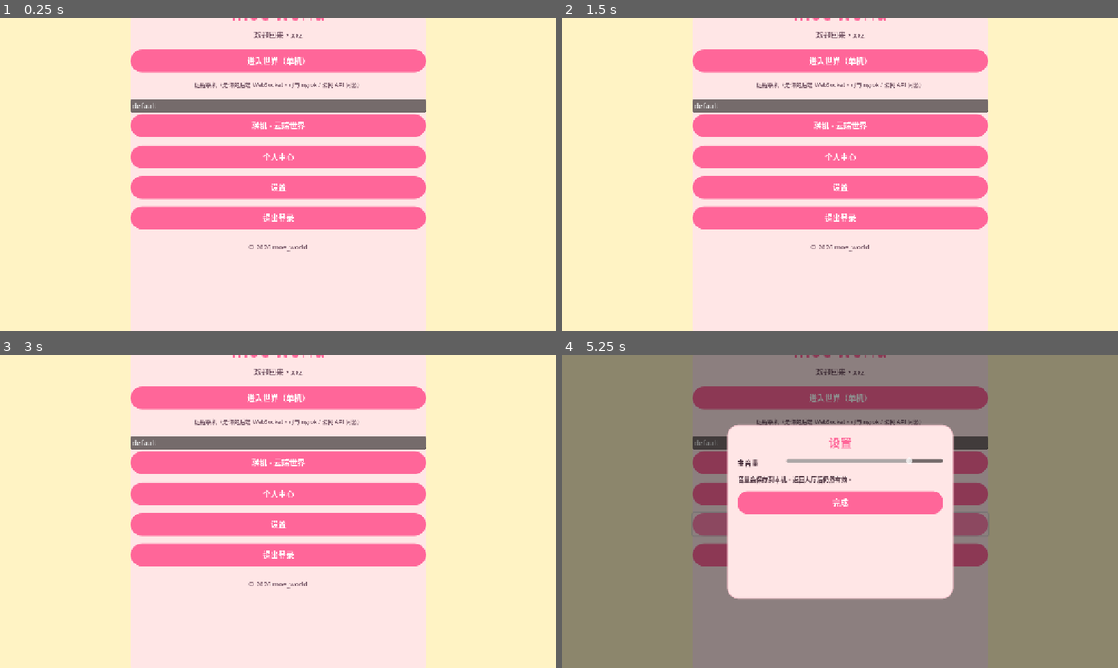
Above: before the commit, frames 1-4 (two rows, left to right).
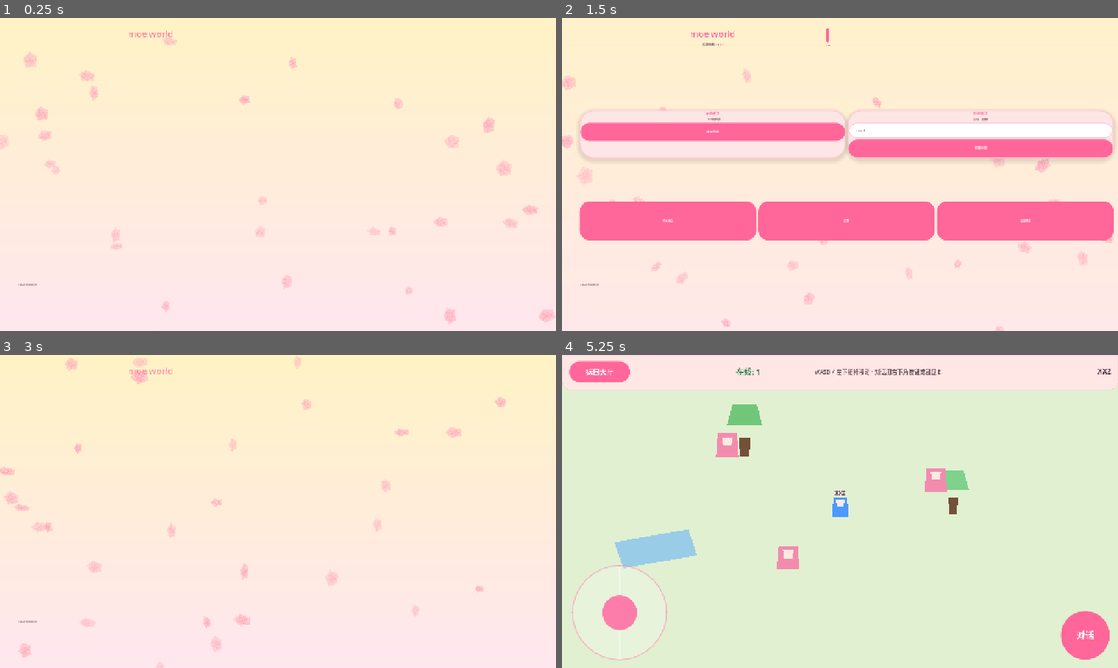
Above: after the commit, the same moments.

Repository: xuxinzhi007/moe_world
Game: Godot game, scene res://Scenes/HallScene.tscn
Two runs of this game, one before a commit and one after it. Both use one fixed random seed, a clock stepped at 60 frames per second and the inputs below. This scene is started directly instead of the project's main scene.
Inputs (mouse positions are in pixels of both pictures, inside the frame that each line leads up to):
- Up to frame 1 (0.25 s): no input
- Up to frame 2 (1.5 s): click (840, 61) at 0.5 s, where only the run before the commit has a clickable "进入世界（单机）"; click (600, 33) at 1.25 s, where only the run before the commit has a clickable "返回大厅"
- Up to frame 3 (3 s): click "进入世界（单机）" (after the commit: "进入世界") at 2 s; click "返回大厅" at 2.75 s
- Up to frame 4 (5.25 s): click (840, 461) at 3.5 s, where only the run before the commit has a clickable "联机 · 云端世界"; click (840, 492) at 4.25 s, where only the run before the commit has a clickable "个人中心"; click (840, 524) at 5 s, where only the run before the commit has a clickable "设置"

The runs differ from the first frame. In frame 1, 50% of the frame differs, in the area x 0-100%, y 0-100%; in frame 2, 52%; in frame 3, 50%; in frame 4, 100%.

Commit message:
feat(场景): 重构大厅场景并添加动画效果
重构大厅场景布局，使用渐变背景和粒子效果增强视觉体验
添加响应式设计以适应不同屏幕尺寸
实现入场动画和动态渐变效果
优化UI组件样式和交互体验

Diff:
--- a/Scenes/HallScene.tscn
+++ b/Scenes/HallScene.tscn
@@ -1,7 +1,14 @@
-[gd_scene load_steps=3 format=3 uid="uid://hallscene"]
+[gd_scene load_steps=6 format=3 uid="uid://hallscene"]
 
 [ext_resource type="Script" uid="uid://dxgfm0juqu686" path="res://Scripts/hall_scene.gd" id="1_hall"]
 [ext_resource type="PackedScene" path="res://Scenes/SettingsOverlay.tscn" id="2_set"]
+[ext_resource type="Script" uid="uid://cdtrei8vkghvx" path="res://Scripts/sakura_particles.gd" id="3_sakura"]
+[ext_resource type="Shader" uid="uid://0vfu2h3dq0vo" path="res://Shaders/gradient_bg.gdshader" id="4_shader"]
+
+[sub_resource type="ShaderMaterial" id="ShaderMaterial_gradient"]
+shader = ExtResource("4_shader")
+shader_parameter/color_top = Color(1, 0.952941, 0.768627, 1)
+shader_parameter/color_bottom = Color(1, 0.901961, 0.941176, 1)
 
 [node name="HallScene" type="Control"]
 layout_mode = 3
@@ -12,113 +19,172 @@
 grow_vertical = 2
 script = ExtResource("1_hall")
 
-[node name="BgColor" type="ColorRect" parent="."]
+[node name="BgGradient" type="ColorRect" parent="."]
+material = SubResource("ShaderMaterial_gradient")
 layout_mode = 1
 anchors_preset = 15
 anchor_right = 1.0
 anchor_bottom = 1.0
 grow_horizontal = 2
 grow_vertical = 2
-color = Color(1, 0.952941, 0.768627, 1)
+mouse_filter = 2
 
-[node name="MainCard" type="PanelContainer" parent="."]
+[node name="SakuraParticles" type="Node2D" parent="."]
+script = ExtResource("3_sakura")
+
+[node name="MainContainer" type="VBoxContainer" parent="."]
 layout_mode = 1
-anchors_preset = 8
-anchor_left = 0.5
-anchor_top = 0.5
-anchor_right = 0.5
-anchor_bottom = 0.5
-offset_left = -340.0
-offset_top = -400.0
-offset_right = 340.0
-offset_bottom = 400.0
+anchors_preset = 15
+anchor_right = 1.0
+anchor_bottom = 1.0
+offset_left = 20.0
+offset_top = 40.0
+offset_right = -20.0
+offset_bottom = -40.0
 grow_horizontal = 2
 grow_vertical = 2
 
-[node name="VBoxContainer" type="VBoxContainer" parent="MainCard"]
+[node name="Header" type="HBoxContainer" parent="MainContainer"]
 layout_mode = 2
+size_flags_horizontal = 3
+size_flags_vertical = 2
 
-[node name="TitleLabel" type="Label" parent="MainCard/VBoxContainer"]
-custom_minimum_size = Vector2(0, 56)
+[node name="Logo" type="VBoxContainer" parent="MainContainer/Header"]
+layout_mode = 2
+size_flags_horizontal = 3
+size_flags_vertical = 3
+
+[node name="TitleLabel" type="Label" parent="MainContainer/Header/Logo"]
 layout_mode = 2
 text = "moe world"
 horizontal_alignment = 1
 vertical_alignment = 1
 
-[node name="WelcomeLabel" type="Label" parent="MainCard/VBoxContainer"]
-custom_minimum_size = Vector2(0, 32)
+[node name="WelcomeLabel" type="Label" parent="MainContainer/Header/Logo"]
 layout_mode = 2
 text = "欢迎回来～"
 horizontal_alignment = 1
 vertical_alignment = 1
 
-[node name="Spacer0" type="Control" parent="MainCard/VBoxContainer"]
-custom_minimum_size = Vector2(0, 10)
+[node name="UserInfo" type="VBoxContainer" parent="MainContainer/Header"]
 layout_mode = 2
+size_flags_horizontal = 2
+size_flags_vertical = 3
 
-[node name="EnterWorldBtn" type="Button" parent="MainCard/VBoxContainer"]
-custom_minimum_size = Vector2(0, 50)
+[node name="Avatar" type="Panel" parent="MainContainer/Header/UserInfo"]
 layout_mode = 2
-text = "进入世界（单机）"
+size_flags_vertical = 3
 
-[node name="SpacerH1" type="Control" parent="MainCard/VBoxContainer"]
-custom_minimum_size = Vector2(0, 10)
+[node name="UsernameLabel" type="Label" parent="MainContainer/Header/UserInfo"]
 layout_mode = 2
-
-[node name="CloudHintLabel" type="Label" parent="MainCard/VBoxContainer"]
-custom_minimum_size = Vector2(0, 40)
-layout_mode = 2
-text = "远程联机（走你的后端 WebSocket，可与 ngrok / 公网 API 同源）"
-horizontal_alignment = 1
-autowrap_mode = 2
-
-[node name="CloudRoomEdit" type="LineEdit" parent="MainCard/VBoxContainer"]
-layout_mode = 2
-text = "default"
-placeholder_text = "房间名，与好友约定一致（字母数字 _ -）"
-
-[node name="CloudWorldBtn" type="Button" parent="MainCard/VBoxContainer"]
-custom_minimum_size = Vector2(0, 50)
-layout_mode = 2
-text = "联机 · 云端世界"
-
-[node name="Spacer2" type="Control" parent="MainCard/VBoxContainer"]
-custom_minimum_size = Vector2(0, 12)
-layout_mode = 2
-
-[node name="ProfileBtn" type="Button" parent="MainCard/VBoxContainer"]
-custom_minimum_size = Vector2(0, 50)
-layout_mode = 2
-text = "个人中心"
-
-[node name="Spacer3" type="Control" parent="MainCard/VBoxContainer"]
-custom_minimum_size = Vector2(0, 10)
-layout_mode = 2
-
-[node name="SettingsBtn" type="Button" parent="MainCard/VBoxContainer"]
-custom_minimum_size = Vector2(0, 50)
-layout_mode = 2
-text = "设置"
-
-[node name="Spacer4" type="Control" parent="MainCard/VBoxContainer"]
-custom_minimum_size = Vector2(0, 10)
-layout_mode = 2
-
-[node name="LogoutBtn" type="Button" parent="MainCard/VBoxContainer"]
-custom_minimum_size = Vector2(0, 50)
-layout_mode = 2
-text = "退出登录"
-
-[node name="Spacer5" type="Control" parent="MainCard/VBoxContainer"]
-custom_minimum_size = Vector2(0, 20)
-layout_mode = 2
-
-[node name="CopyrightLabel" type="Label" parent="MainCard/VBoxContainer"]
-custom_minimum_size = Vector2(0, 26)
-layout_mode = 2
-text = "© 2026 moe_world"
+text = "萌酱"
 horizontal_alignment = 1
 vertical_alignment = 1
 
-[node name="SettingsOverlay" parent="." instance=ExtResource("2_set")]
-layout_mode = 1
+[node name="SpacerHeader" type="Control" parent="MainContainer"]
+layout_mode = 2
+size_flags_vertical = 2
+
+[node name="GameModes" type="GridContainer" parent="MainContainer"]
+layout_mode = 2
+size_flags_horizontal = 3
+size_flags_vertical = 3
+columns = 2
+
+[node name="OfflineMode" type="PanelContainer" parent="MainContainer/GameModes"]
+layout_mode = 2
+size_flags_horizontal = 3
+size_flags_vertical = 3
+
+[node name="VBoxContainer" type="VBoxContainer" parent="MainContainer/GameModes/OfflineMode"]
+layout_mode = 2
+
+[node name="ModeTitle" type="Label" parent="MainContainer/GameModes/OfflineMode/VBoxContainer"]
+layout_mode = 2
+text = "单机模式"
+horizontal_alignment = 1
+vertical_alignment = 1
+
+[node name="ModeDesc" type="Label" parent="MainContainer/GameModes/OfflineMode/VBoxContainer"]
+layout_mode = 2
+text = "一个人探索世界"
+horizontal_alignment = 1
+vertical_alignment = 1
+
+[node name="EnterBtn" type="Button" parent="MainContainer/GameModes/OfflineMode/VBoxContainer"]
+layout_mode = 2
+text = "进入世界"
+
+[node name="CloudMode" type="PanelContainer" parent="MainContainer/GameModes"]
+layout_mode = 2
+size_flags_horizontal = 3
+size_flags_vertical = 3
+
+[node name="VBoxContainer" type="VBoxContainer" parent="MainContainer/GameModes/CloudMode"]
+layout_mode = 2
+
+[node name="ModeTitle" type="Label" parent="MainContainer/GameModes/CloudMode/VBoxContainer"]
+layout_mode = 2
+text = "联机模式"
+horizontal_alignment = 1
+vertical_alignment = 1
+
+[node name="ModeDesc" type="Label" parent="MainContainer/GameModes/CloudMode/VBoxContainer"]
+layout_mode = 2
+text = "与好友一起冒险"
+horizontal_alignment = 1
+vertical_alignment = 1
+
+[node name="RoomEdit" type="LineEdit" parent="MainContainer/GameModes/CloudMode/VBoxContainer"]
+layout_mode = 2
+text = "default"
+placeholder_text = "房间名"
+
+[node name="CloudBtn" type="Button" parent="MainContainer/GameModes/CloudMode/VBoxContainer"]
+layout_mode = 2
+text = "云端世界"
+
+[node name="SpacerModes" type="Control" parent="MainContainer"]
+layout_mode = 2
+size_flags_vertical = 2
+
+[node name="Features" type="HBoxContainer" parent="MainContainer"]
+layout_mode = 2
+size_flags_horizontal = 3
+size_flags_vertical = 3
+
+[node name="ProfileBtn" type="Button" parent="MainContainer/Features"]
+layout_mode = 2
+size_flags_horizontal = 3
+size_flags_vertical = 3
+text = "个人中心"
+
+[node name="SettingsBtn" type="Button" parent="MainContainer/Features"]
+layout_mode = 2
+size_flags_horizontal = 3
+size_flags_vertical = 3
+text = "设置"
+
+[node name="LogoutBtn" type="Button" parent="MainContainer/Features"]
+layout_mode = 2
+size_flags_horizontal = 3
+size_flags_vertical = 3
+text = "退出登录"
+
+[node name="SpacerFooter" type="Control" parent="MainContainer"]
+layout_mode = 2
+size_flags_vertical = 2
+
+[node name="Footer" type="HBoxContainer" parent="MainContainer"]
+layout_mode = 2
+size_flags_horizontal = 3
+size_flags_vertical = 2
+
+[node name="CopyrightLabel" type="Label" parent="MainContainer/Footer"]
+layout_mode = 2
+text = "© 2026 moe world"
+horizontal_alignment = 1
+vertical_alignment = 1
+
+[node name="SettingsOverlay" parent="MainContainer" instance=ExtResource("2_set")]
+layout_mode = 2
--- a/Scripts/hall_scene.gd
+++ b/Scripts/hall_scene.gd
@@ -1,17 +1,21 @@
 extends Control
 
-@onready var welcome_label: Label = $MainCard/VBoxContainer/WelcomeLabel
-@onready var enter_world_btn: Button = $MainCard/VBoxContainer/EnterWorldBtn
-@onready var profile_btn: Button = $MainCard/VBoxContainer/ProfileBtn
-@onready var settings_btn: Button = $MainCard/VBoxContainer/SettingsBtn
-@onready var logout_btn: Button = $MainCard/VBoxContainer/LogoutBtn
-@onready var copyright_label: Label = $MainCard/VBoxContainer/CopyrightLabel
-@onready var settings_overlay: Control = $SettingsOverlay
-@onready var cloud_room_edit: LineEdit = $MainCard/VBoxContainer/CloudRoomEdit
-@onready var cloud_world_btn: Button = $MainCard/VBoxContainer/CloudWorldBtn
+@onready var welcome_label: Label = $MainContainer/Header/Logo/WelcomeLabel
+@onready var username_label: Label = $MainContainer/Header/UserInfo/UsernameLabel
+@onready var enter_world_btn: Button = $MainContainer/GameModes/OfflineMode/VBoxContainer/EnterBtn
+@onready var cloud_world_btn: Button = $MainContainer/GameModes/CloudMode/VBoxContainer/CloudBtn
+@onready var cloud_room_edit: LineEdit = $MainContainer/GameModes/CloudMode/VBoxContainer/RoomEdit
+@onready var profile_btn: Button = $MainContainer/Features/ProfileBtn
+@onready var settings_btn: Button = $MainContainer/Features/SettingsBtn
+@onready var logout_btn: Button = $MainContainer/Features/LogoutBtn
+@onready var copyright_label: Label = $MainContainer/Footer/CopyrightLabel
+@onready var settings_overlay: Control = $MainContainer/SettingsOverlay
+@onready var bg_gradient: ColorRect = $BgGradient
 
 var _cloud_wait_timer: SceneTreeTimer
 var _cloud_pending: bool = false
+
+var gradient_offset: float = 0.0
 
 
 func _ready() -> void:
@@ -23,6 +27,37 @@
 	settings_btn.pressed.connect(_on_settings_clicked)
 	logout_btn.pressed.connect(_on_logout_clicked)
 
+	get_tree().root.size_changed.connect(_on_window_resized)
+	_on_window_resized()
+
+	_play_intro_animation()
+
+
+func _process(delta: float) -> void:
+	gradient_offset += delta * 0.1
+	if gradient_offset > 1.0:
+		gradient_offset = 0.0
+
+	var t = gradient_offset
+	var col1 = _lerp_color(Color8(255, 243, 196), Color8(255, 230, 240), t)
+	var col2 = _lerp_color(Color8(255, 230, 240), Color8(255, 243, 196), t)
+	_set_gradient(col1, col2)
+
+
+func _lerp_color(col1: Color, col2: Color, t: float) -> Color:
+	return Color(
+		col1.r + (col2.r - col1.r) * t,
+		col1.g + (col2.g - col1.g) * t,
+		col1.b + (col2.b - col1.b) * t
+	)
+
+
+func _set_gradient(col_top: Color, col_bottom: Color) -> void:
+	var shader_material = bg_gradient.material as ShaderMaterial
+	if shader_material:
+		shader_material.set_shader_parameter("color_top", col_top)
+		shader_material.set_shader_parameter("color_bottom", col_bottom)
+
 
 func _refresh_welcome() -> void:
 	var name_str := "萌酱"
@@ -31,6 +66,7 @@
 		if u is Dictionary and not (u as Dictionary).is_empty():
 			name_str = str((u as Dictionary).get("username", "萌酱"))
 	welcome_label.text = "欢迎回来，%s" % name_str
+	username_label.text = name_str
 
 
 func _apply_theme() -> void:
@@ -44,53 +80,199 @@
 	var col_text := Color8(75, 50, 62)
 
 	var theme_obj := Theme.new()
+
 	var btn_style := StyleBoxFlat.new()
 	btn_style.bg_color = col_btn
-	btn_style.corner_radius_top_left = 28
-	btn_style.corner_radius_top_right = 28
-	btn_style.corner_radius_bottom_left = 28
-	btn_style.corner_radius_bottom_right = 28
-	btn_style.content_margin_left = 16
-	btn_style.content_margin_top = 12
-	btn_style.content_margin_right = 16
-	btn_style.content_margin_bottom = 12
+	btn_style.corner_radius_top_left = 24
+	btn_style.corner_radius_top_right = 24
+	btn_style.corner_radius_bottom_left = 24
+	btn_style.corner_radius_bottom_right = 24
+	btn_style.content_margin_left = 20
+	btn_style.content_margin_top = 14
+	btn_style.content_margin_right = 20
+	btn_style.content_margin_bottom = 14
 	theme_obj.set_stylebox("normal", "Button", btn_style)
+
 	var btn_hover := btn_style.duplicate()
 	btn_hover.bg_color = col_btn_hover
 	theme_obj.set_stylebox("hover", "Button", btn_hover)
+
 	var btn_pressed := btn_style.duplicate()
 	btn_pressed.bg_color = col_btn_pressed
 	theme_obj.set_stylebox("pressed", "Button", btn_pressed)
 
 	var card_style := StyleBoxFlat.new()
 	card_style.bg_color = col_card
-	card_style.corner_radius_top_left = 48
-	card_style.corner_radius_top_right = 48
-	card_style.corner_radius_bottom_left = 48
-	card_style.corner_radius_bottom_right = 48
+	card_style.border_color = Color8(255, 200, 210)
+	card_style.set_border_width_all(2)
+	card_style.corner_radius_top_left = 32
+	card_style.corner_radius_top_right = 32
+	card_style.corner_radius_bottom_left = 32
+	card_style.corner_radius_bottom_right = 32
+	card_style.shadow_color = Color(0, 0, 0, 0.1)
+	card_style.shadow_size = 10
+	card_style.shadow_offset = Vector2(0, 5)
 	theme_obj.set_stylebox("panel", "PanelContainer", card_style)
+
+	var line_edit_style := StyleBoxFlat.new()
+	line_edit_style.bg_color = Color8(255, 255, 255)
+	line_edit_style.border_color = Color8(255, 200, 210)
+	line_edit_style.set_border_width_all(2)
+	line_edit_style.corner_radius_top_left = 20
+	line_edit_style.corner_radius_top_right = 20
+	line_edit_style.corner_radius_bottom_left = 20
+	line_edit_style.corner_radius_bottom_right = 20
+	line_edit_style.content_margin_left = 16
+	line_edit_style.content_margin_top = 12
+	line_edit_style.content_margin_right = 16
+	line_edit_style.content_margin_bottom = 12
+	theme_obj.set_stylebox("normal", "LineEdit", line_edit_style)
+	theme_obj.set_stylebox("focus", "LineEdit", line_edit_style)
 
 	theme_obj.set_color("font_color", "Button", Color8(255, 255, 255))
 	theme_obj.set_color("font_color", "Label", col_text)
-
-	var title_label: Label = $MainCard/VBoxContainer/TitleLabel
-	title_label.add_theme_font_size_override("font_size", 42)
+	theme_obj.set_color("font_color", "LineEdit", col_text)
+	theme_obj.set_color("placeholder_font_color", "LineEdit", col_muted)
+
+	var title_label: Label = $MainContainer/Header/Logo/TitleLabel
+	title_label.add_theme_font_size_override("font_size", 48)
 	title_label.add_theme_color_override("font_color", col_title)
-	welcome_label.add_theme_font_size_override("font_size", 17)
+	welcome_label.add_theme_font_size_override("font_size", 18)
 	welcome_label.add_theme_color_override("font_color", col_muted)
+	username_label.add_theme_font_size_override("font_size", 16)
+	username_label.add_theme_color_override("font_color", col_text)
+
+	var offline_mode_title: Label = $MainContainer/GameModes/OfflineMode/VBoxContainer/ModeTitle
+	var offline_mode_desc: Label = $MainContainer/GameModes/OfflineMode/VBoxContainer/ModeDesc
+	var cloud_mode_title: Label = $MainContainer/GameModes/CloudMode/VBoxContainer/ModeTitle
+	var cloud_mode_desc: Label = $MainContainer/GameModes/CloudMode/VBoxContainer/ModeDesc
+
+	offline_mode_title.add_theme_font_size_override("font_size", 20)
+	offline_mode_title.add_theme_color_override("font_color", col_title)
+	offline_mode_desc.add_theme_font_size_override("font_size", 14)
+	offline_mode_desc.add_theme_color_override("font_color", col_muted)
+	cloud_mode_title.add_theme_font_size_override("font_size", 20)
+	cloud_mode_title.add_theme_color_override("font_color", col_title)
+	cloud_mode_desc.add_theme_font_size_override("font_size", 14)
+	cloud_mode_desc.add_theme_color_override("font_color", col_muted)
+
 	enter_world_btn.add_theme_font_size_override("font_size", 18)
 	cloud_world_btn.add_theme_font_size_override("font_size", 18)
-	profile_btn.add_theme_font_size_override("font_size", 18)
-	settings_btn.add_theme_font_size_override("font_size", 18)
-	logout_btn.add_theme_font_size_override("font_size", 18)
-	copyright_label.add_theme_font_size_override("font_size", 15)
+	profile_btn.add_theme_font_size_override("font_size", 16)
+	settings_btn.add_theme_font_size_override("font_size", 16)
+	logout_btn.add_theme_font_size_override("font_size", 16)
+	copyright_label.add_theme_font_size_override("font_size", 14)
 	copyright_label.add_theme_color_override("font_color", col_muted)
-	var cloud_hint: Label = $MainCard/VBoxContainer/CloudHintLabel
-	cloud_hint.add_theme_font_size_override("font_size", 13)
-	cloud_hint.add_theme_color_override("font_color", col_muted)
+	cloud_room_edit.add_theme_font_size_override("font_size", 16)
 
 	self.theme = theme_obj
-	$BgColor.color = col_bg
+
+	var avatar_panel: Panel = $MainContainer/Header/UserInfo/Avatar
+	var avatar_style := StyleBoxFlat.new()
+	avatar_style.bg_color = col_btn
+	avatar_style.corner_radius_top_left = 40
+	avatar_style.corner_radius_top_right = 40
+	avatar_style.corner_radius_bottom_left = 40
+	avatar_style.corner_radius_bottom_right = 40
+	avatar_panel.add_theme_stylebox_override("panel", avatar_style)
+
+
+func _on_window_resized() -> void:
+	var screen_size = get_viewport().size
+	var is_mobile = screen_size.x < 768
+
+	# 调整网格容器列数
+	var game_modes: GridContainer = $MainContainer/GameModes
+	if is_mobile:
+		game_modes.columns = 1
+	else:
+		game_modes.columns = 2
+
+	# 调整字体大小以适应屏幕
+	var font_scale = min(screen_size.x, screen_size.y) / 1080.0
+	var title_size = int(48 * font_scale)
+	var subtitle_size = int(18 * font_scale)
+	var btn_size = int(18 * font_scale)
+	var small_btn_size = int(16 * font_scale)
+	var small_text_size = int(14 * font_scale)
+
+	var title_label: Label = $MainContainer/Header/Logo/TitleLabel
+	title_label.add_theme_font_size_override("font_size", title_size)
+	welcome_label.add_theme_font_size_override("font_size", subtitle_size)
+	username_label.add_theme_font_size_override("font_size", small_text_size)
+
+	var offline_mode_title: Label = $MainContainer/GameModes/OfflineMode/VBoxContainer/ModeTitle
+	var offline_mode_desc: Label = $MainContainer/GameModes/OfflineMode/VBoxContainer/ModeDesc
+	var cloud_mode_title: Label = $MainContainer/GameModes/CloudMode/VBoxContainer/ModeTitle
+	var cloud_mode_desc: Label = $MainContainer/GameModes/CloudMode/VBoxContainer/ModeDesc
+
+	offline_mode_title.add_theme_font_size_override("font_size", int(20 * font_scale))
+	offline_mode_desc.add_theme_font_size_override("font_size", small_text_size)
+	cloud_mode_title.add_theme_font_size_override("font_size", int(20 * font_scale))
+	cloud_mode_desc.add_theme_font_size_override("font_size", small_text_size)
+
+	enter_world_btn.add_theme_font_size_override("font_size", btn_size)
+	cloud_world_btn.add_theme_font_size_override("font_size", btn_size)
+	profile_btn.add_theme_font_size_override("font_size", small_btn_size)
+	settings_btn.add_theme_font_size_override("font_size", small_btn_size)
+	logout_btn.add_theme_font_size_override("font_size", small_btn_size)
+	copyright_label.add_theme_font_size_override("font_size", small_text_size)
+	cloud_room_edit.add_theme_font_size_override("font_size", int(16 * font_scale))
+
+	# 调整元素大小
+	var container: VBoxContainer = $MainContainer
+	container.offset_left = max(10, screen_size.x * 0.05)
+	container.offset_right = max(-10, -screen_size.x * 0.05)
+	container.offset_top = max(20, screen_size.y * 0.05)
+	container.offset_bottom = max(-20, -screen_size.y * 0.05)
+
+
+func _play_intro_animation() -> void:
+	var game_modes: GridContainer = $MainContainer/GameModes
+	var features: HBoxContainer = $MainContainer/Features
+
+	game_modes.modulate.a = 0.0
+	features.modulate.a = 0.0
+
+	# 标题动画
+	var title_label: Label = $MainContainer/Header/Logo/TitleLabel
+	title_label.modulate.a = 0.0
+	title_label.scale = Vector2(0.8, 0.8)
+
+	var welcome_label: Label = $MainContainer/Header/Logo/WelcomeLabel
+	welcome_label.modulate.a = 0.0
+
+	var user_info: VBoxContainer = $MainContainer/Header/UserInfo
+	user_info.modulate.a = 0.0
+	user_info.position.x += 50
+
+	# 标题动画
+	var tween = create_tween().set_ease(Tween.EASE_OUT).set_trans(Tween.TRANS_CUBIC)
+	tween.tween_property(title_label, "modulate:a", 1.0, 0.6)
+	tween.tween_property(title_label, "scale", Vector2(1.0, 1.0), 0.6)
+
+	await get_tree().create_timer(0.3).timeout
+
+	# 欢迎语动画
+	tween = create_tween().set_ease(Tween.EASE_OUT).set_trans(Tween.TRANS_CUBIC)
+	tween.tween_property(welcome_label, "modulate:a", 1.0, 0.5)
+
+	# 用户信息动画
+	tween = create_tween().set_ease(Tween.EASE_OUT).set_trans(Tween.TRANS_CUBIC)
+	tween.tween_property(user_info, "modulate:a", 1.0, 0.5)
+	tween.tween_property(user_info, "position:x", user_info.position.x - 50, 0.5)
+
+	await get_tree().create_timer(0.4).timeout
+
+	# 游戏模式动画
+	tween = create_tween().set_ease(Tween.EASE_OUT).set_trans(Tween.TRANS_CUBIC)
+	tween.tween_property(game_modes, "modulate:a", 1.0, 0.6)
+
+	await get_tree().create_timer(0.2).timeout
+
+	# 功能按钮动画
+	tween = create_tween().set_ease(Tween.EASE_OUT).set_trans(Tween.TRANS_CUBIC)
+	tween.tween_property(features, "modulate:a", 1.0, 0.6)
 
 
 func _on_enter_offline_clicked() -> void:
